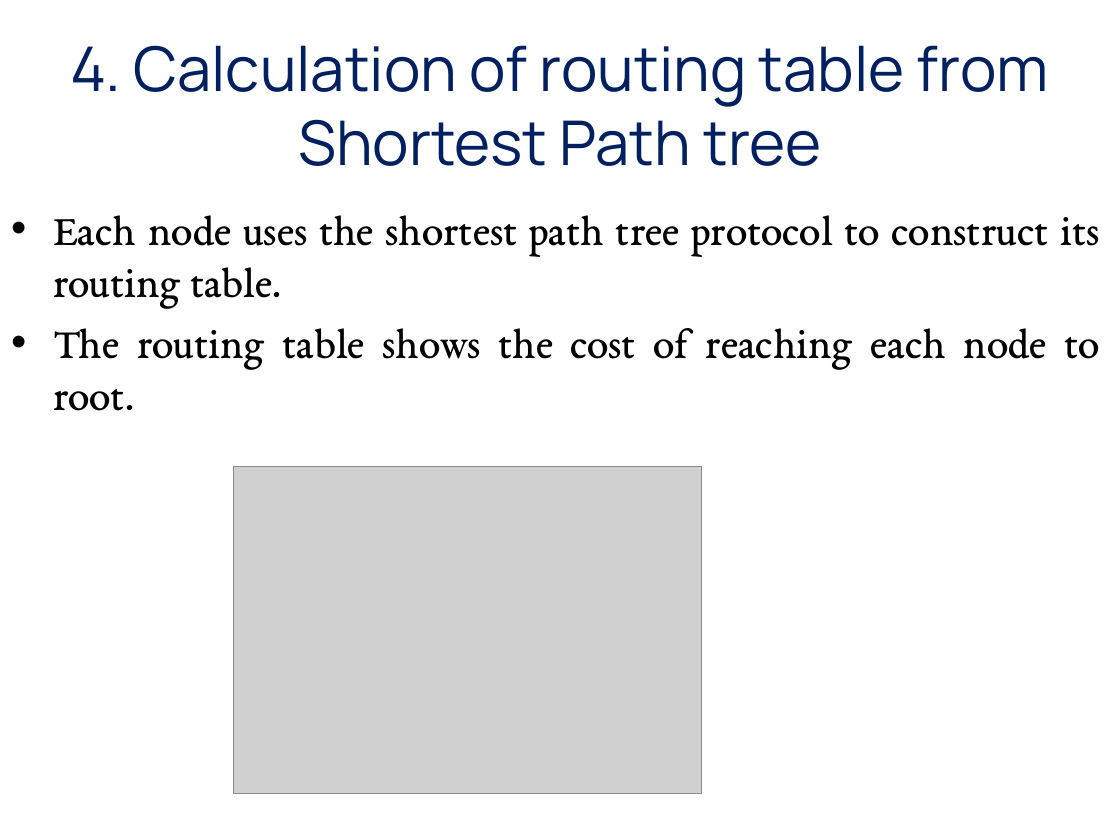
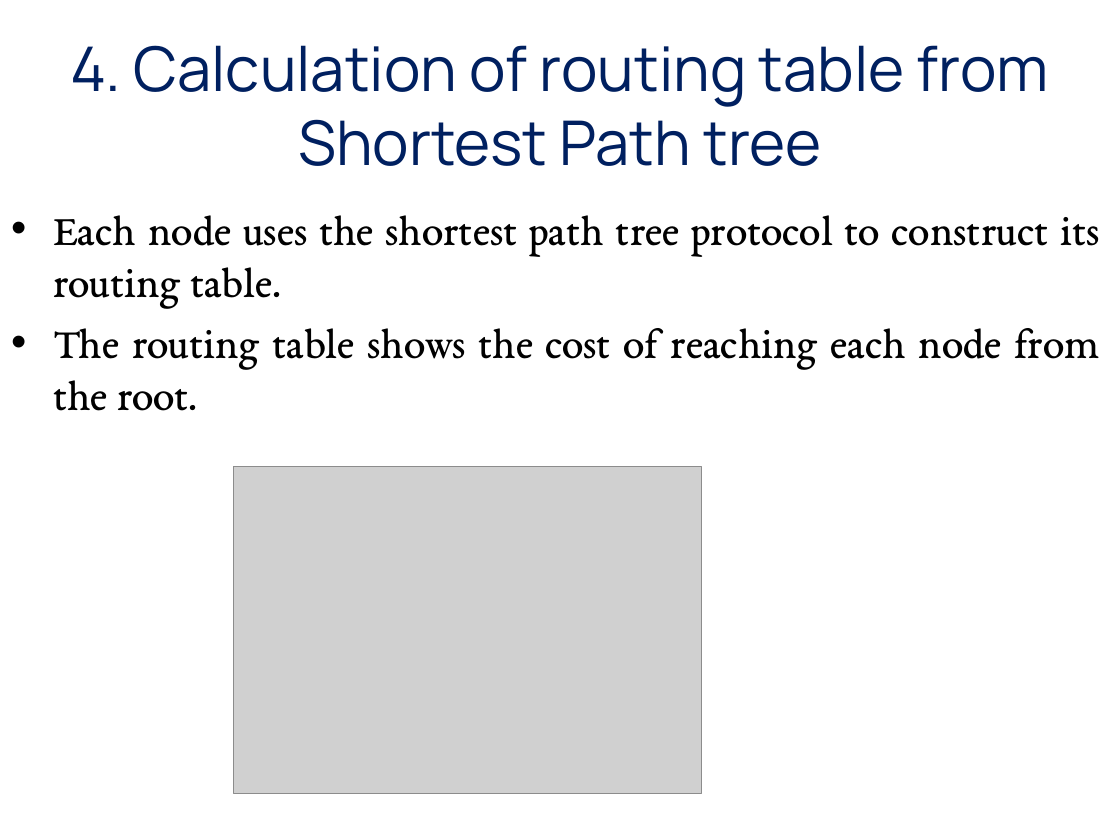
Before and after one commit to GeneralNitin/S6, a slide deck: slide 12 of 03. Computer Networks/PPTs/3.2. LSR, OSPF.pptx. Drawn at 1120x840 pixels with LibreOffice and Linux fonts; fonts in the diff are those of the drawing; grey boxes stand for pictures. Boxes give left, top, right and bottom in pixels: in the first picture for what was removed or moved away, otherwise in the second. Text is boxed around its words. In the diff, an @@ line names an element or a change of style, - is before the commit and + after.

```diff
--- a/03. Computer Networks/PPTs/3.2. LSR, OSPF.pptx
+++ b/03. Computer Networks/PPTs/3.2. LSR, OSPF.pptx
@@ text at bbox=[53, 328, 1100, 411]: text changed @@
-• The routing table shows the cost of reaching each node to root.
+• The routing table shows the cost of reaching each node from the root.
```
Also in this commit, not shown: 3 other slides changed, 13 slides added, 12 slides removed, 6 other files.
